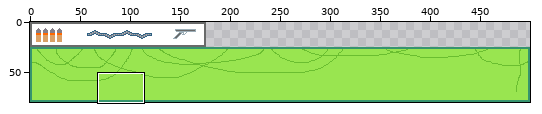
Pixel-art file: AsepriteFiles/Drafts/UI/health bars.ase. Above, an overview of the earlier version with the close-up marked.
Close-up. Old version:
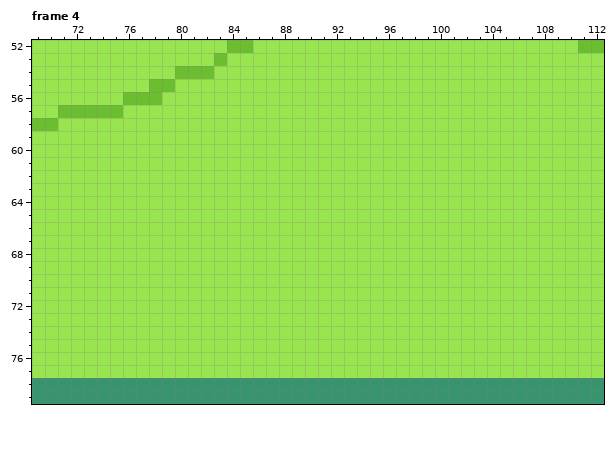
500x80 pixels, 4 frames. Shown: frame 4: x 69..112, y 52..79. The commit also changed other frames or places, which this record leaves out.
The same view after the edit:
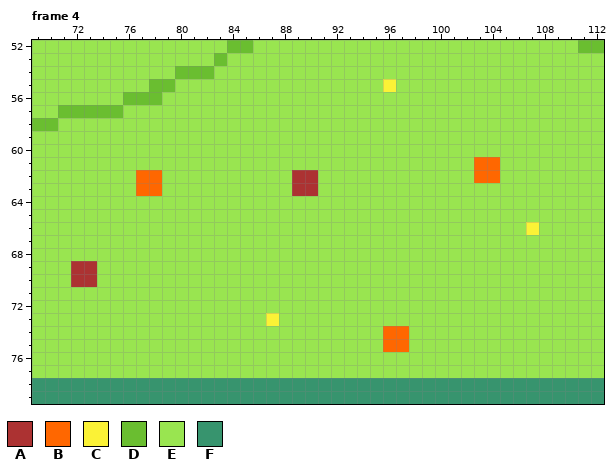
Palette (. is transparent): A #ac3232  B #ff6700  C #fbf236  D #6abe30  E #99e550  F #37946e
The exact change:
Changed rows in their new state; - is an unchanged pixel.
Frame 4, layer "Layer 3":
first column x 96:
55 C
first column x 72:
61 -------------------------------BB---
62 -----BB----------AA------------BB---
63 -----BB----------AA-----------------
66 -----------------------------------C
69 AA----------------------------------
70 AA----------------------------------
73 ---------------C--------------------
74 ------------------------BB----------
75 ------------------------BB----------
Changed places in both close-ups, as pixel boxes (x1, y1, x2, y2):
changed: (383, 79, 396, 92)
changed: (474, 157, 539, 235)
changed: (136, 170, 162, 196)
changed: (292, 170, 318, 196)
changed: (71, 261, 97, 287)
changed: (266, 313, 279, 326)
changed: (383, 326, 409, 352)
